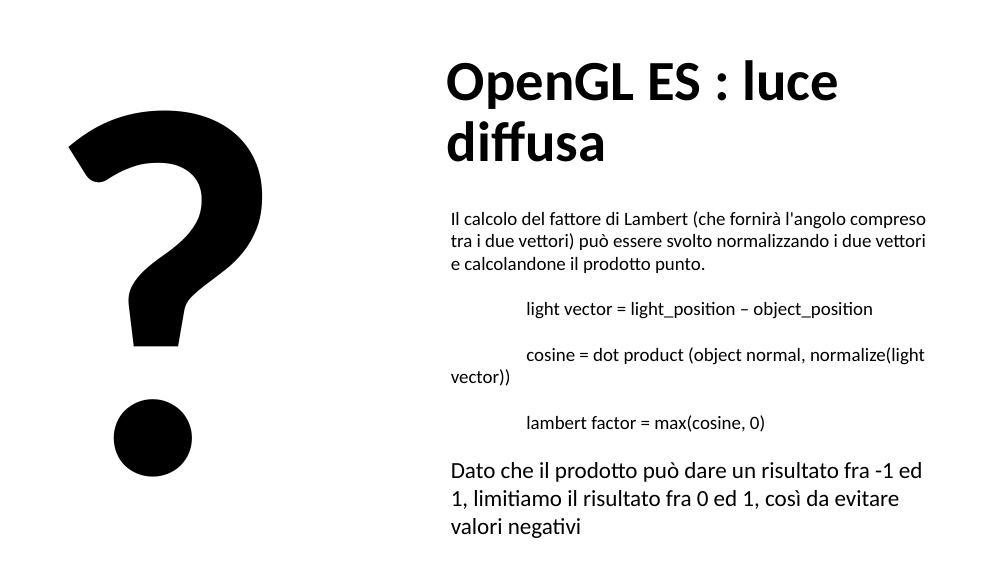
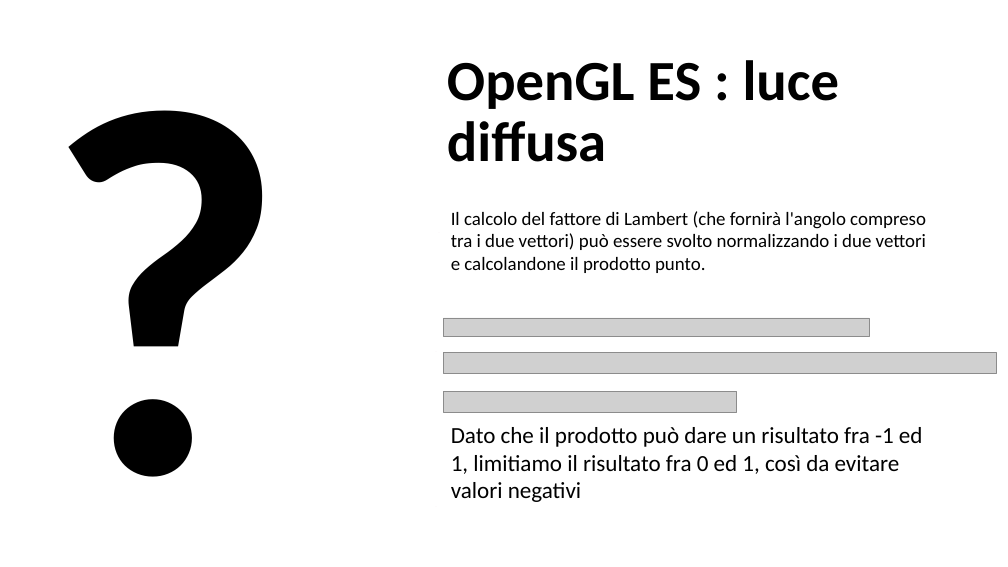
Before and after one commit to AntonioDOrazio/MobileProgramming_OpenGL, a slide deck: slide 48 of Materiale/BozzaOpenGL.pptx. Drawn at 1008x567 pixels with LibreOffice and Linux fonts; fonts in the diff are those of the drawing; grey boxes stand for pictures. Boxes give left, top, right and bottom in pixels: in the first picture for what was removed or moved away, otherwise in the second. Text is boxed around its words. In the diff, an @@ line names an element or a change of style, - is before the commit and + after.

```diff
--- a/Materiale/BozzaOpenGL.pptx
+++ b/Materiale/BozzaOpenGL.pptx
@@ picture added at [443,318,868,337] @@
@@ text in free at [526,302,925,432]: paragraphs removed @@
-light vector = light_position – object_position
-cosine = dot product (object normal, normalize(light vector))
-lambert factor = max(cosine, 0)
@@ picture added at [443,353,996,374] @@
@@ picture added at [443,391,736,412] @@
```
Also in this commit, not shown: 2 other slides changed.
